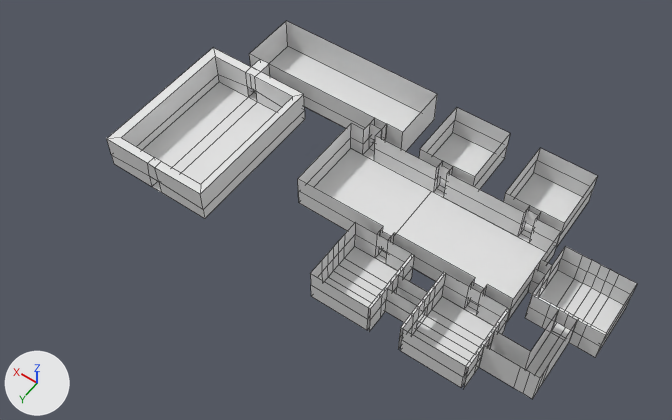
Two versions of the Blender file Dream115/Assets/Models/Floors/p1.blend, one commit apart.
Rendered twice from a camera (50 mm lens) standing at (-207.0, 169.0, 307.0) and looking at (-74.0, -17.0, 14.0). The lights are fixed; the arrows at lower left show +X, +Y and +Z. Mesh edges are drawn as thin lines.
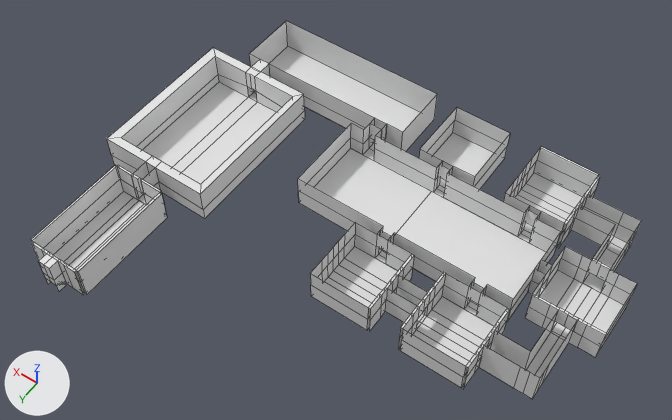
Where the newer file only moved an object's origin or applied its transform, the numbers keep the older frame.

Boxes [x1, y1, x2, y2] around the edits, measured in the pictures (672 x 420 px):
```json
{"object": "Cube.004", "change": "reshaped", "before": [107, 21, 637, 399], "after": [31, 21, 641, 399], "on screen": "15% wider"}
{"part": 1, "of": "me_cube_004", "change": "built on", "before": [107, 138, 161, 182], "after": [31, 138, 167, 295]}
{"part": 2, "of": "me_cube_004", "change": "built on", "before": [479, 284, 600, 397], "after": [506, 147, 641, 378]}
```

Edits to the scene script, one JSON object a line:
```json
{"block": "me_cube_004", "where": "# used by ob_cube_004; location = (-171.6, -39.4, 1.0); rotation_euler = (0.0, 0.0, 4.712), in degrees (0, 0, 270); scale = (13.1, 14.8, 1.0)"}
{"op": "remove", "block": "me_cube_004", "code": "me_cube_004.from_pydata(...)  # 465 vertices, 402 faces; spans x -4.1..4.2, y -1.0..13.4, z -1.0..15.2"}
{"op": "add", "block": "me_cube_004", "code": "me_cube_004.from_pydata(...)  # 631 vertices, 555 faces; spans x -8.3..4.2, y -1.0..13.4, z -1.0..15.2"}
{"block": "me_cube_004", "change": "me_cube_004 part 1: 1 vertex moved from x -3.4, y 11.8, z 14.9 to x -3.4, y 11.9, z 14.9; 9 vertices removed from x -3.7..1.7, y 11.6..11.8, z 6.8..14.9; 115 vertices added at x -8.3..-3.7, y 10.7..12.5, z -1.0..14.9"}
{"block": "me_cube_004", "change": "me_cube_004 part 2: 3 vertices moved within x -1.0, y 0.0..0.3, z -1.0..7.1; 17 vertices removed from x -3.2..-1.0, y -0.2..1.3, z -1.0..15.1; 77 vertices added at x 1.1..4.1, y -0.2..3.2, z -1.0..15.1"}
```
